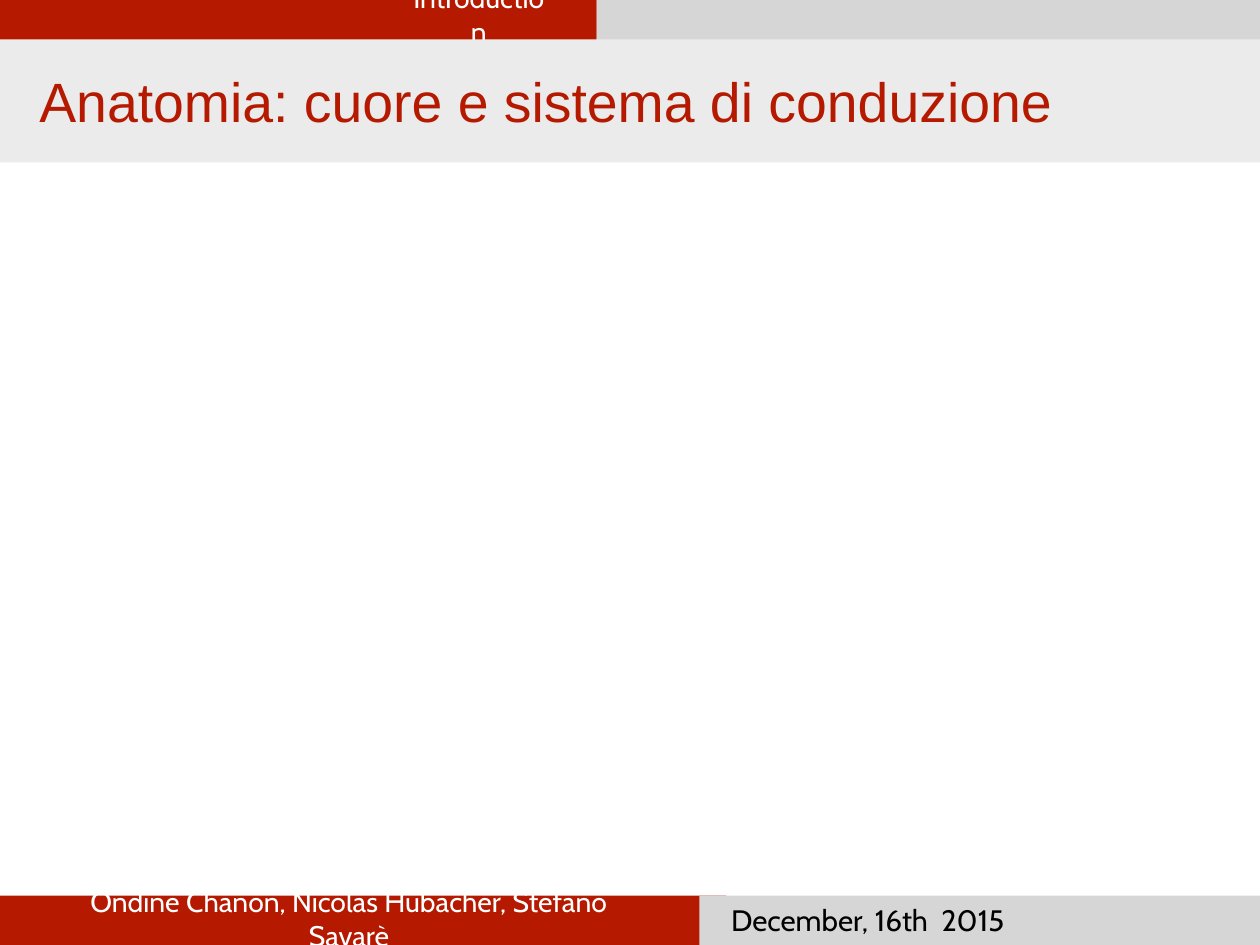
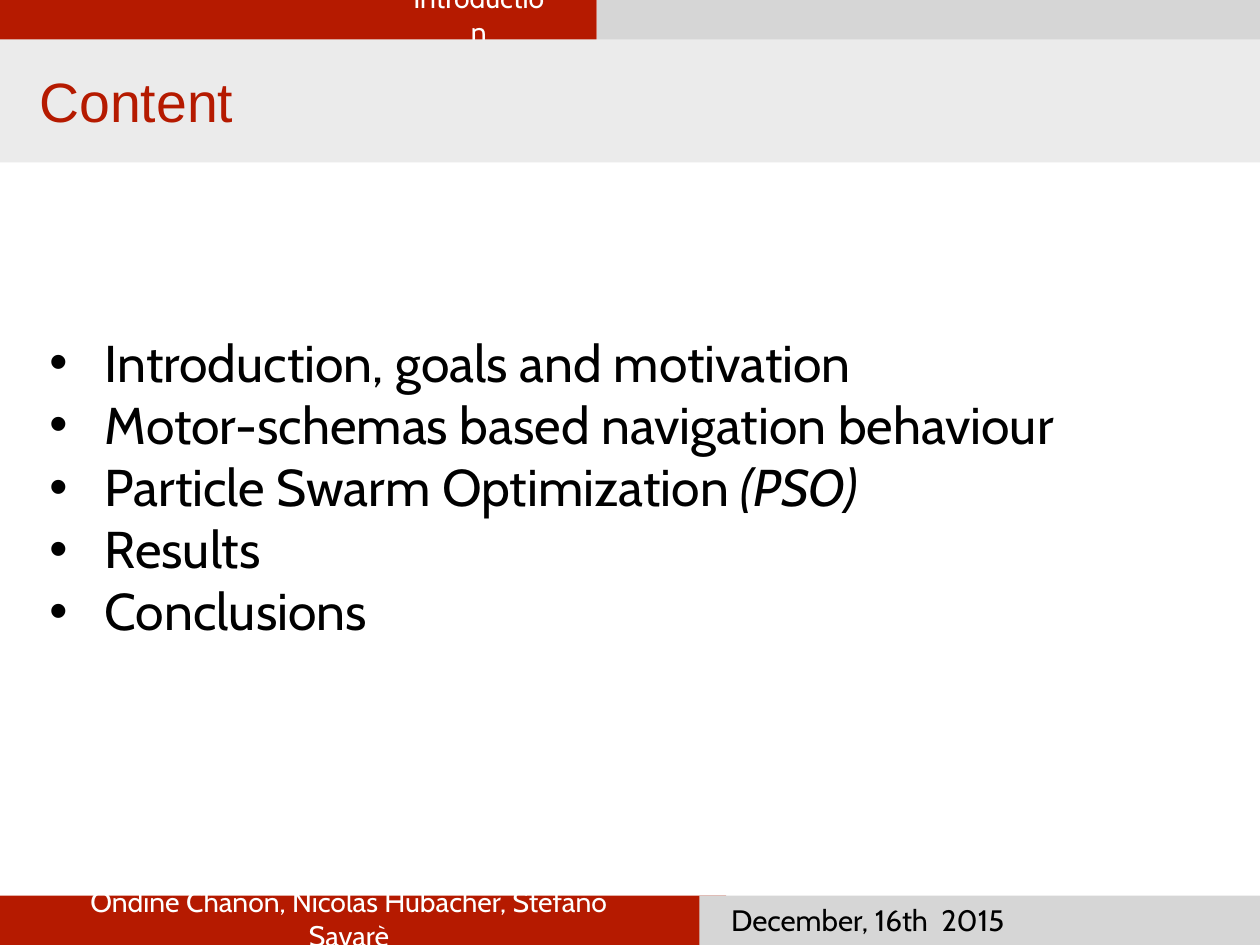
Before and after one commit to nhubi/disProject, a slide deck: slide 2 of Presentation/presentation.pptx. Drawn at 1260x945 pixels with LibreOffice and Linux fonts; fonts in the diff are those of the drawing. Boxes give left, top, right and bottom in pixels: in the first picture for what was removed or moved away, otherwise in the second. Text is boxed around its words. In the diff, an @@ line names an element or a change of style, - is before the commit and + after.

Commit message:
First motor-schemas

```diff
--- a/Presentation/presentation.pptx
+++ b/Presentation/presentation.pptx
@@ text at [39,83,233,123]: text changed @@
-Anatomia: cuore e sistema di conduzione
+Content
@@ text added at [105,343,1054,631], 42 pt, text #000000 @@
+• Introduction, goals and motivation
+• Motor-schemas based navigation behaviour
+• Particle Swarm Optimization (PSO)
+• Results
+• Conclusions
```
Also in this commit, not shown: 3 other slides changed.
